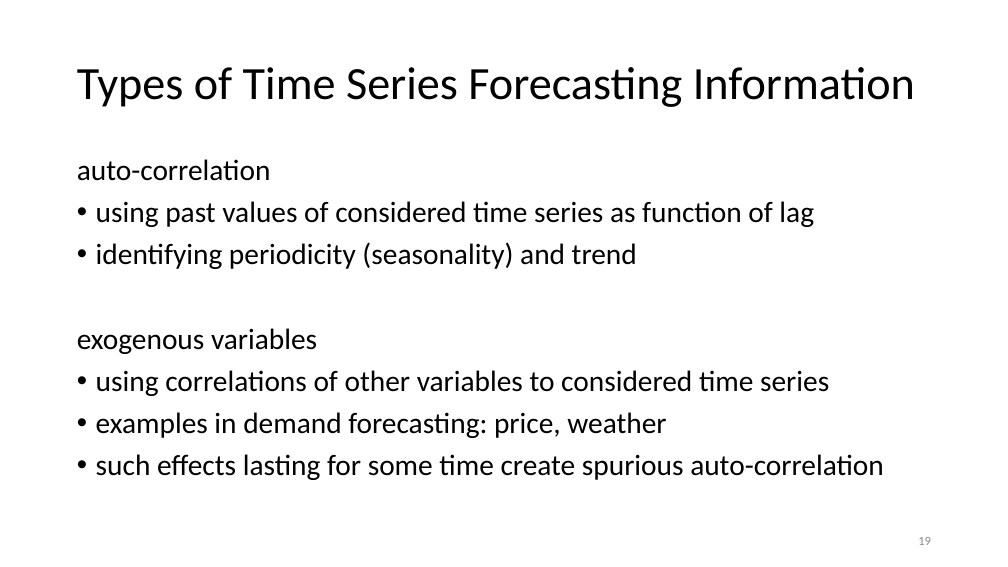
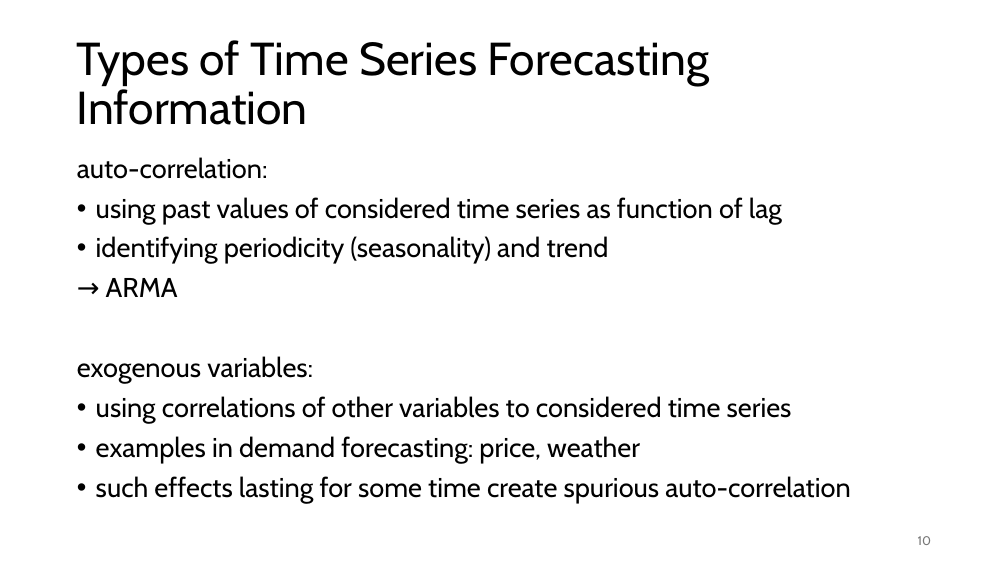
Before and after one commit to FelixWick/data_science, a slide deck: slide 10 of slides/9_time_series.pptx (slide 19 before the commit). Drawn at 1008x567 pixels with LibreOffice and Linux fonts; fonts in the diff are those of the drawing. Boxes give left, top, right and bottom in pixels: in the first picture for what was removed or moved away, otherwise in the second. Text is boxed around its words. In the diff, an @@ line names an element or a change of style, - is before the commit and + after.

Commit message:
some time series cleanup

```diff
--- a/slides/9_time_series.pptx
+++ b/slides/9_time_series.pptx
@@ title "Types of Time Series Forecasting ..." at [77, 40, 710, 125]: font Calibri to Cabin @@
@@ text at [77, 157, 268, 179]: text changed; size 28 to 25.9 pt; font Calibri to Cabin @@
-auto-correlation
+auto-correlation:
@@ text at [96, 197, 850, 503]: size 28 to 25.9 pt, font Calibri to Cabin in "using past values of considered time series ...", "identifying periodicity (seasonality) and trend", "using correlations of other variables to considered ...", "examples in demand forecasting: price, weather" and 1 more places @@
@@ text at [77, 278, 313, 383]: text changed; size 28 to 25.9 pt; font Calibri to Cabin @@
-exogenous variables
+→ ARMA
+exogenous variables:
@@ page number at [918, 536, 931, 545]: text changed; font Calibri to Cabin; text colour #8C8C8C to #797979 @@
-19
+10
```
Also in this commit, not shown: 20 other slides changed, 4 slides added, 7 slides removed, 2 other files.
